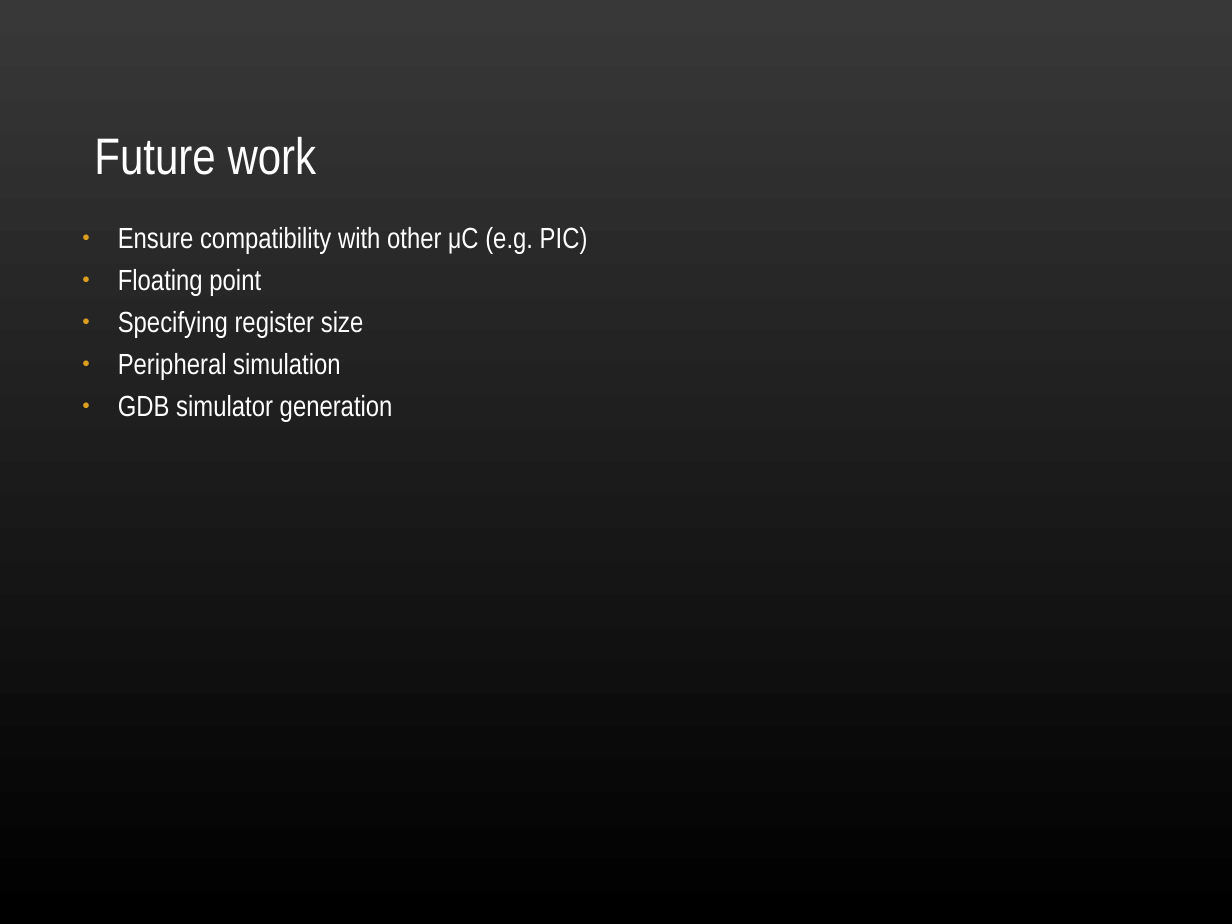
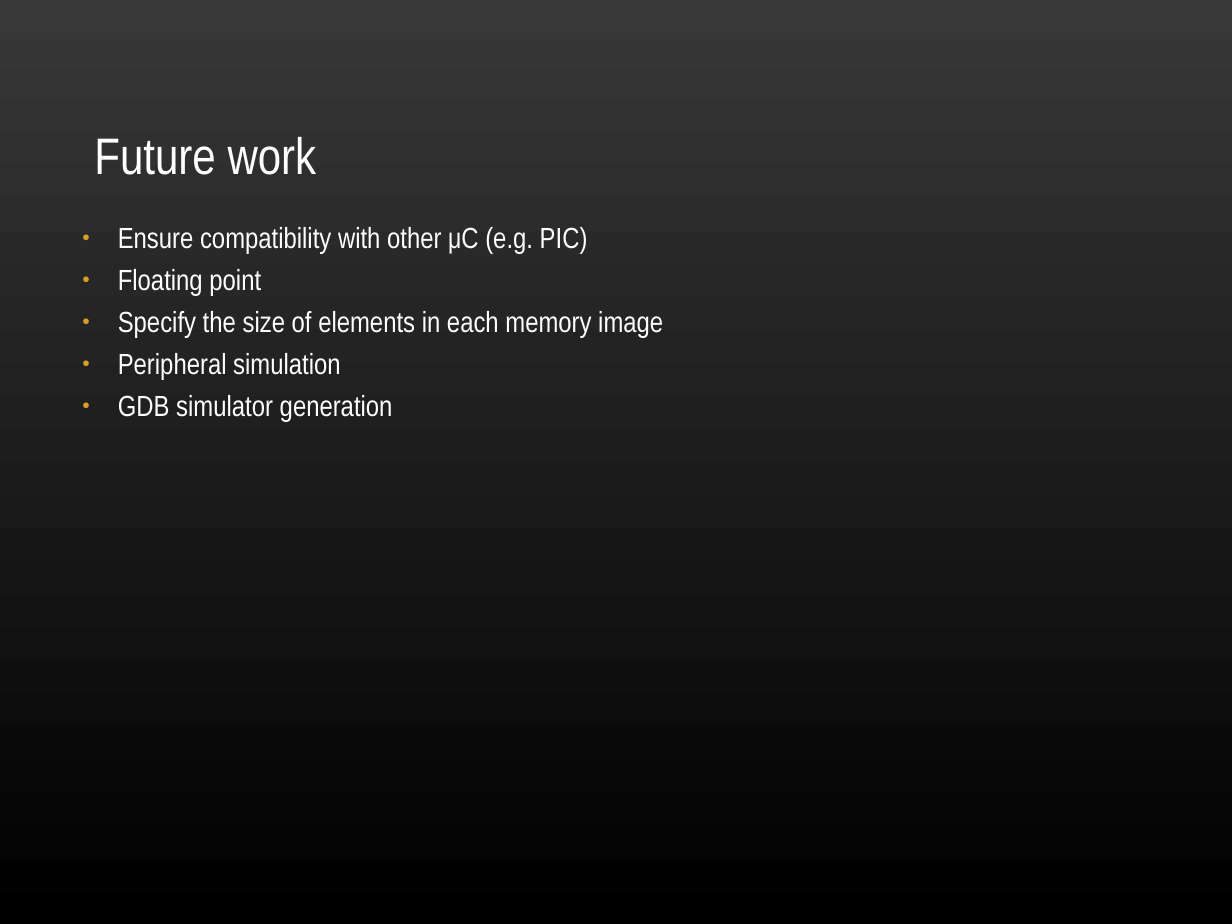
Before and after one commit to ekohl/essig, a slide deck: slide 12 of presentation/essig.ppt. Drawn at 1232x924 pixels with LibreOffice and Linux fonts; fonts in the diff are those of the drawing; background and template pictures are left out. Boxes give left, top, right and bottom in pixels: in the first picture for what was removed or moved away, otherwise in the second. Text is boxed around its words. In the diff, an @@ line names an element or a change of style, - is before the commit and + after.

Commit message:
Minor fixes

```diff
--- a/presentation/essig.ppt
+++ b/presentation/essig.ppt
@@ text at (118,311,663,338): text changed @@
-● Specifying register size
+● Specify the size of elements in each memory image
```
Also in this commit, not shown: 1 other slide changed.
